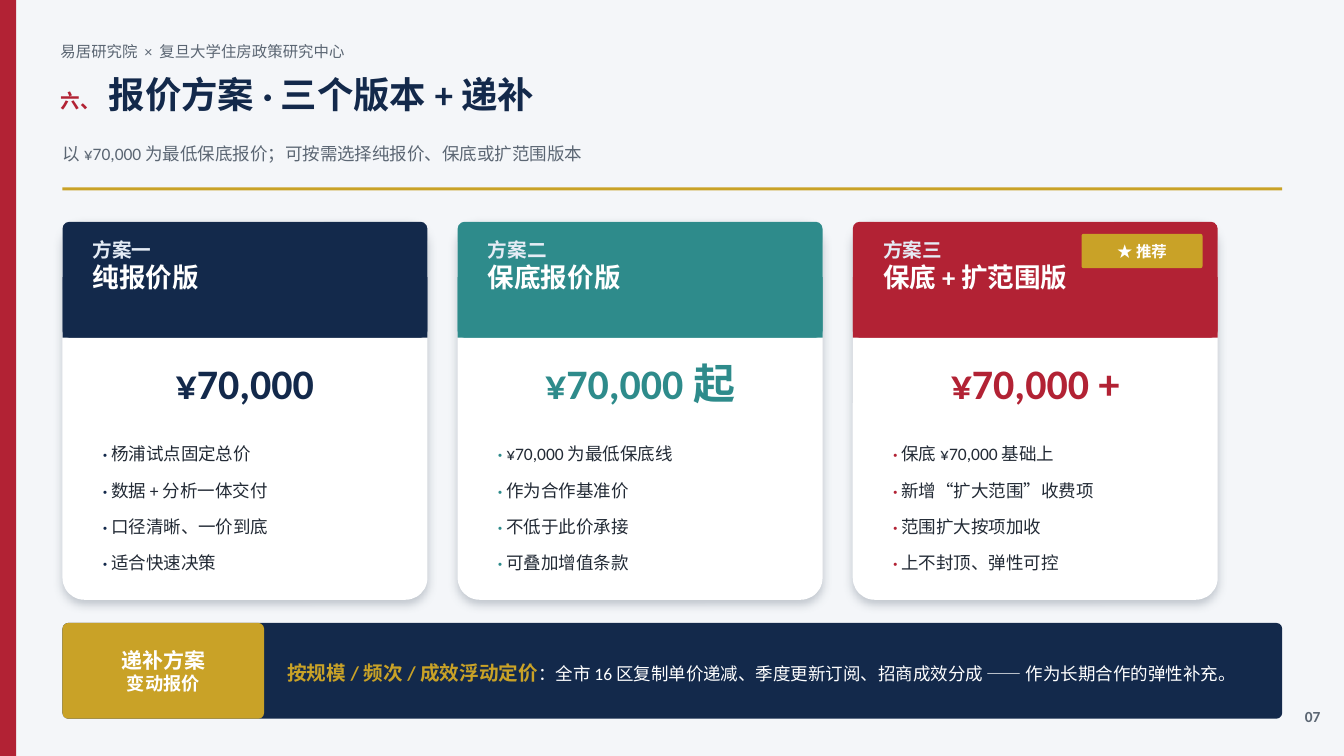
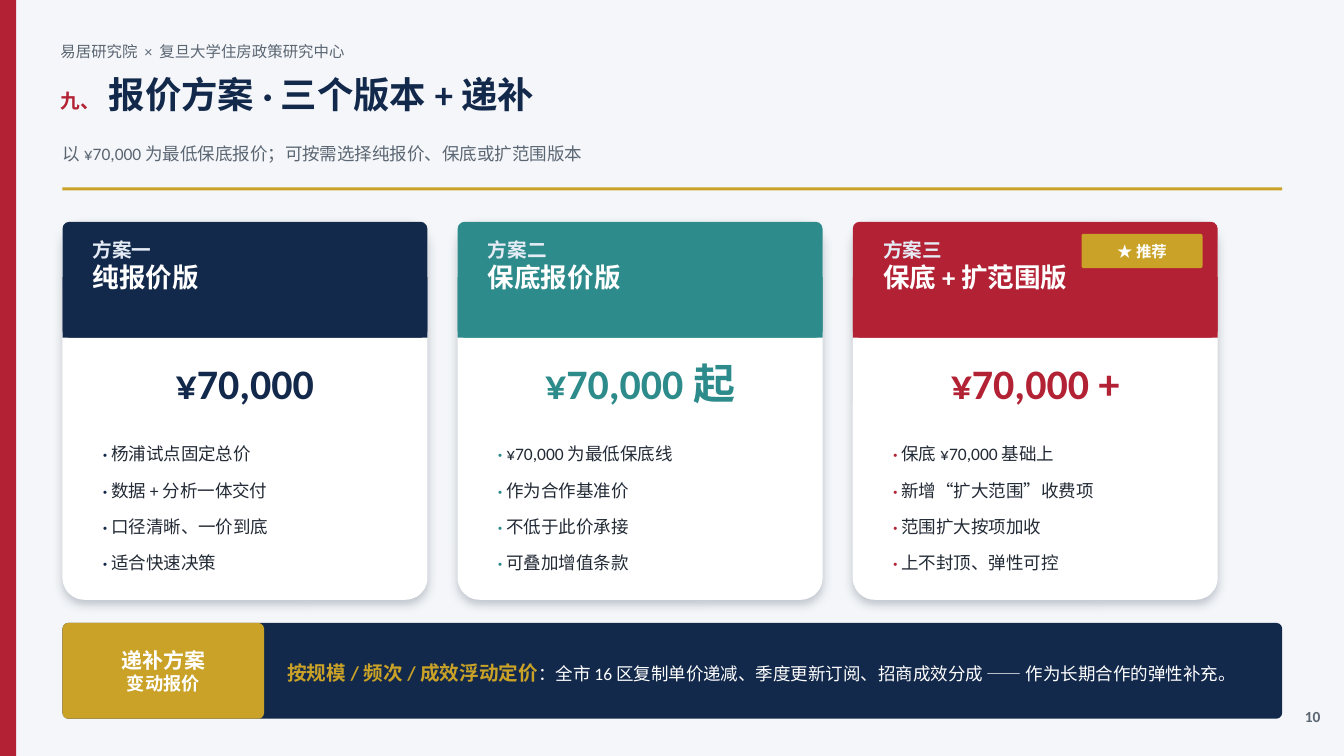
Before and after one commit to hujigang2010-maker/AIDEN, a slide deck: slide 10 of 易居研究院_复旦大学住房政策研究中心_合作方案.pptx (slide 7 before the commit). Drawn at 1344x756 pixels with LibreOffice and Linux fonts; fonts in the diff are those of the drawing. Boxes give left, top, right and bottom in pixels: in the first picture for what was removed or moved away, otherwise in the second. Text is boxed around its words. In the diff, an @@ line names an element or a change of style, - is before the commit and + after.

```diff
--- a/易居研究院_复旦大学住房政策研究中心_合作方案.pptx
+++ b/易居研究院_复旦大学住房政策研究中心_合作方案.pptx
@@ text at [60, 76, 534, 112]: text changed @@
-六、 报价方案 · 三个版本 + 递补
+九、 报价方案 · 三个版本 + 递补
@@ text at [1305, 712, 1321, 722]: text changed @@
-07
+10
```
Also in this commit, not shown: 11 other slides changed, 3 slides added, 1 other file.
